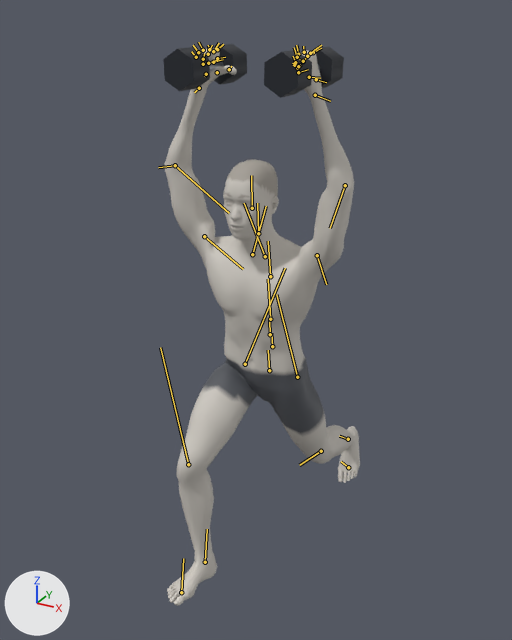
The glTF model exports/dumbbell-split-jerk.glb as it was, and as the next commit left it.
The view is the same before and after, from a 50 mm camera at (1.1, -2.17, 2.08) aimed at (-0.08, -0.02, 1.0). Lighting does not change. The marker at lower left points along +X, +Y and +Z. The older version comes first. Both versions are drawn at frame 33 of the action 'dumbbell-split-jerk'; the numbers are the values there. The bones that change, and the others that lie on the model, are drawn over the model as lines.
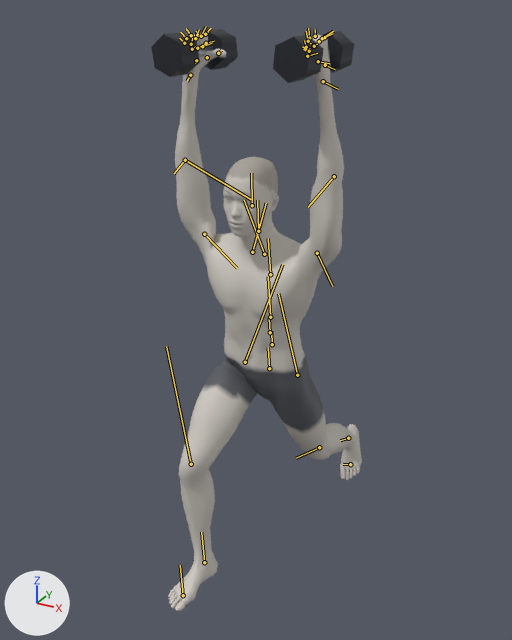
ob_dbl_right is not drawn itself; it is the parent of ob_mesh_1, ob_mesh_2, ob_mesh_3.
ob_dbr_right is not drawn itself; it is the parent of ob_mesh_4, ob_mesh_5, ob_mesh_6.

What the commit changed:
Bone 'pelvis' (bone_pelvis) moves from (0.051, -0.156, 0.0) to (0.052, -0.147, 0.0).
Bone 'upperarm_l' (bone_upperarm_l) turns from (39, -50, 104) to (39, -59, 104) degrees about its own x, y and z.
Bone 'lowerarm_l' (bone_lowerarm_l) turns from (11, -8, -13) to (5, 7, -30) degrees about its own x, y and z.
Bone 'hand_l' (bone_hand_l) turns from (-86, 70, -14) to (-82, 67, -3) degrees about its own x, y and z.
Bone 'upperarm_r' (bone_upperarm_r) turns from (-39, 50, 104) to (-39, 59, 104) degrees about its own x, y and z.
Bone 'lowerarm_r' (bone_lowerarm_r) turns from (-11, 8, -13) to (-5, -7, -30) degrees about its own x, y and z.
Bone 'hand_r' (bone_hand_r) turns from (86, -70, -14) to (82, -67, -3) degrees about its own x, y and z.
Bone 'thigh_l' (bone_thigh_l) turns from (0, 8, -17) to (-2, 10, -18) degrees about its own x, y and z.
Bone 'calf_l' (bone_calf_l) turns from (-6, 3, -39) to (-3, 3, -36) degrees about its own x, y and z.
Bone 'foot_l' (bone_foot_l) turns from (9, -5, 9) to (7, -3, -2) degrees about its own x, y and z.
Bone 'thigh_r' (bone_thigh_r) turns from (0, -6, 56) to (1, -8, 55) degrees about its own x, y and z.
Bone 'calf_r' (bone_calf_r) turns from (7, -4, -50) to (4, -4, -48) degrees about its own x, y and z.
Bone 'foot_r' (bone_foot_r) turns from (-9, 4, 11) to (-7, 2, 1) degrees about its own x, y and z.

Location of each change, [x1, y1, x2, y2] in pixels of the pictures (512 x 640 px):
'Mesh_0', posed: before [165, 48, 360, 606]; after [168, 32, 362, 611]
'Mesh_3', posed (6% wider): before [264, 50, 312, 98]; after [273, 35, 324, 83]
'Mesh_6', posed: before [163, 47, 210, 91]; after [151, 33, 200, 77]
'Mesh_2', posed: before [312, 46, 344, 88]; after [322, 31, 354, 73]
'Mesh_5', posed: before [214, 44, 247, 85]; after [205, 29, 238, 70]
'Mesh_4', posed (mostly hidden): before [209, 60, 223, 72]; after [198, 45, 213, 57]
bone 'pelvis', root to tip: before (269, 370) to (268, 350); after (269, 368) to (268, 347)
bone 'upperarm_l', root to tip: before (317, 255) to (326, 284); after (317, 253) to (332, 286)
bone 'lowerarm_l', root to tip: before (345, 185) to (330, 228); after (334, 176) to (308, 207)
bone 'hand_l', root to tip: before (315, 95) to (330, 101); after (323, 81) to (338, 89)
bone 'upperarm_r', root to tip: before (204, 236) to (243, 269); after (204, 234) to (237, 268)
bone 'lowerarm_r', root to tip: before (175, 165) to (229, 213); after (185, 160) to (251, 199)
bone 'hand_r', root to tip: before (199, 88) to (194, 92); after (190, 75) to (187, 81)
bone 'thigh_l', root to tip: before (297, 377) to (276, 294); after (297, 375) to (278, 293)
bone 'calf_l', root to tip: before (321, 451) to (299, 465); after (319, 447) to (296, 458)
bone 'foot_l', root to tip: before (348, 439) to (339, 436); after (348, 438) to (340, 440)
bone 'thigh_r', root to tip: before (245, 364) to (285, 268); after (245, 362) to (282, 264)
bone 'calf_r', root to tip: before (188, 464) to (160, 347); after (191, 464) to (166, 346)
bone 'foot_r', root to tip: before (205, 562) to (207, 529); after (204, 562) to (201, 532)
